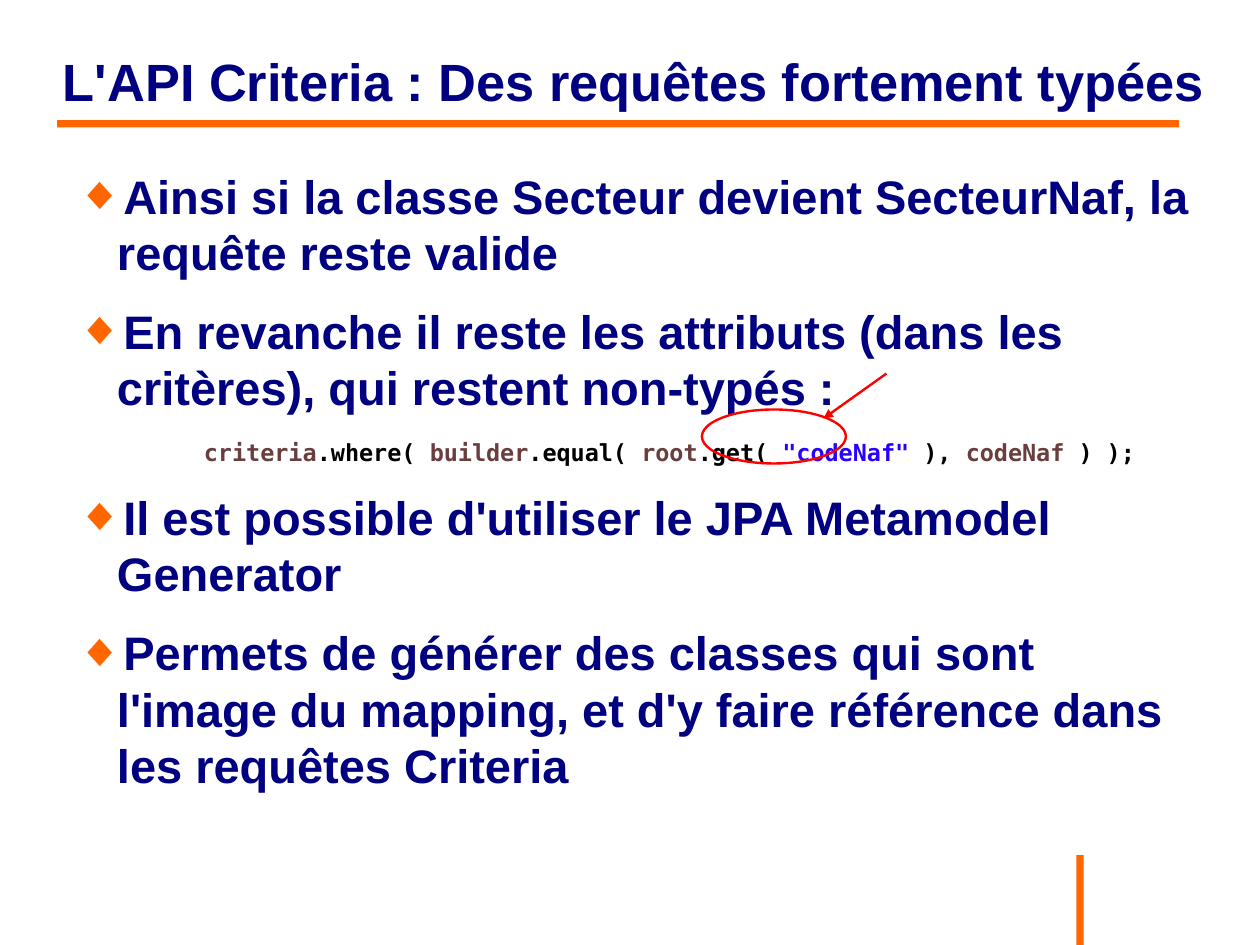
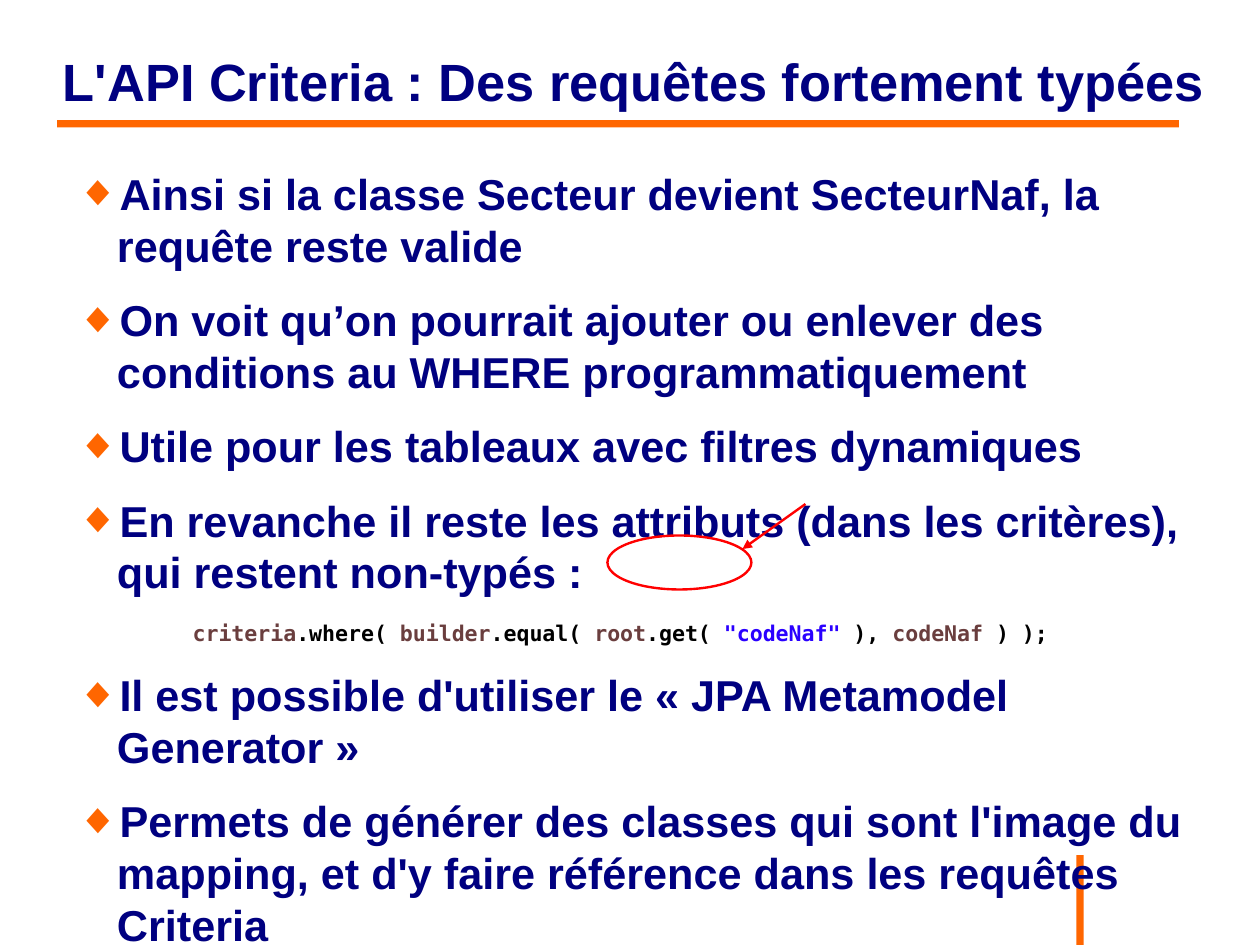
Before and after one commit to philphils/formation-hibernate-basique, a slide deck: slide 149 of Documentation/diapo_formation_hibernate.odp (slide 147 before the commit). Drawn at 1260x945 pixels with LibreOffice and Linux fonts; fonts in the diff are those of the drawing; background and template pictures are left out. Boxes give left, top, right and bottom in pixels: in the first picture for what was removed or moved away, otherwise in the second. Text is boxed around its words. In the diff, an @@ line names an element or a change of style, - is before the commit and + after.

```diff
--- a/Documentation/diapo_formation_hibernate.odp
+++ b/Documentation/diapo_formation_hibernate.odp
@@ text at [117,178,1181,942]: size 29.6 to 27.2 pt in "Ainsi si la classe Secteur devient SecteurNaf, ...", "En revanche il reste les attributs (dans ...", "Permets de générer des classes qui sont ..."; size 14.8 to 13.6 pt in "criteria.where( builder.equal( root.get( "codeNaf" ), codeNa ..." @@
@@ text at [117,304,1082,471]: paragraphs added @@
+◆ On voit qu’on pourrait ajouter ou enlever des conditions au WHERE programmatiquement
+◆ Utile pour les tableaux avec filtres dynamiques
@@ arrow moved from (887, 374) - (823, 418) to (806, 504) - (743, 549) @@
@@ ellipse: place and size @@
-ellipse at [702,409,846,463]
+ellipse at [607,536,751,590]
@@ text at [117,679,1008,764]: text changed; size 29.6 to 27.2 pt @@
-◆ Il est possible d'utiliser le JPA Metamodel Generator
+◆ Il est possible d'utiliser le « JPA Metamodel Generator »
```
Also in this commit, not shown: 41 other slides changed, 4 slides added.
